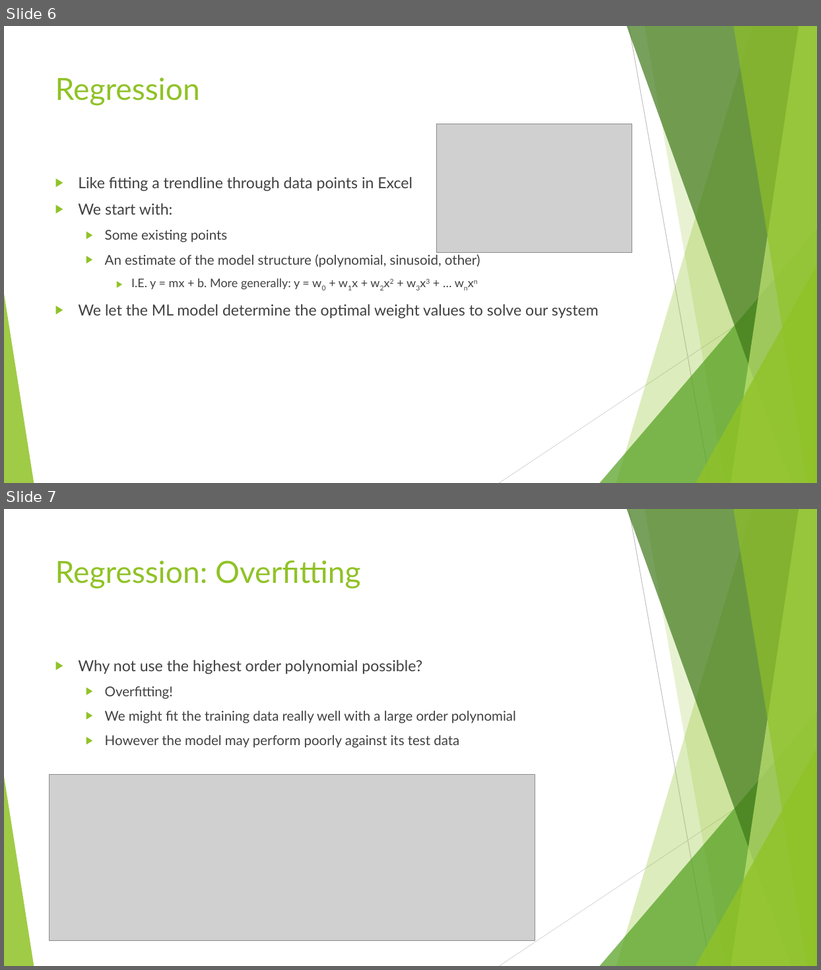
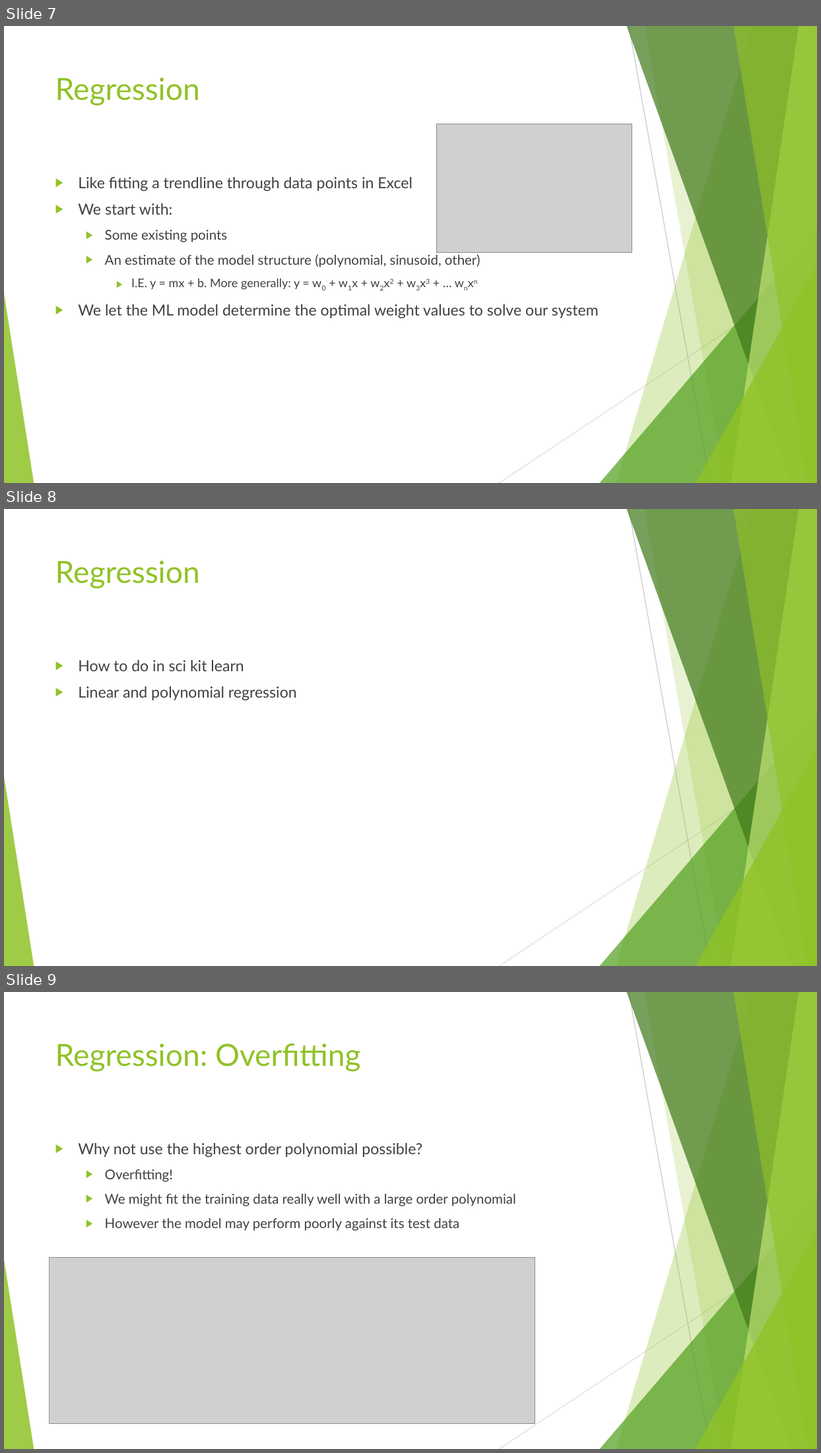
Before and after one commit to Lee-Sutton/sklearn, a slide deck: Machine Learning Bootcamp Sciprog.pptx. Shown one above the other, each under a label of ours: slides 6 and 7 before the commit, slides 7, 8 and 9 after it. The pictures are 821x970 and 821x1453 pixels, drawn with LibreOffice and Linux fonts; fonts in the diff are those of the drawing; grey boxes stand for pictures. Boxes give left, top, right and bottom in pixels: in the first picture for what was removed or moved away, otherwise in the second. Text is boxed around its words. In the diff, an @@ line names an element or a change of style, - is before the commit and + after.

```diff
--- a/Machine Learning Bootcamp Sciprog.pptx
+++ b/Machine Learning Bootcamp Sciprog.pptx
@@ slide 8 added at [4,509,817,966], background #FFFFFF; not listed: 10 template elements that a slide beside it also shows @@
@@ title added at [55,560,200,589], 36 pt, text #90C226 @@
+Regression
@@ text added at [78,660,297,700], 18 pt, text #404040 @@
+▶ How to do in sci kit learn
+▶ Linear and polynomial regression
@@ what was slide 6 is now slide 7 @@
@@ what was slide 7 is now slide 9 @@
```
Also in this commit, not shown: 2 other slides added, 6 other files.
